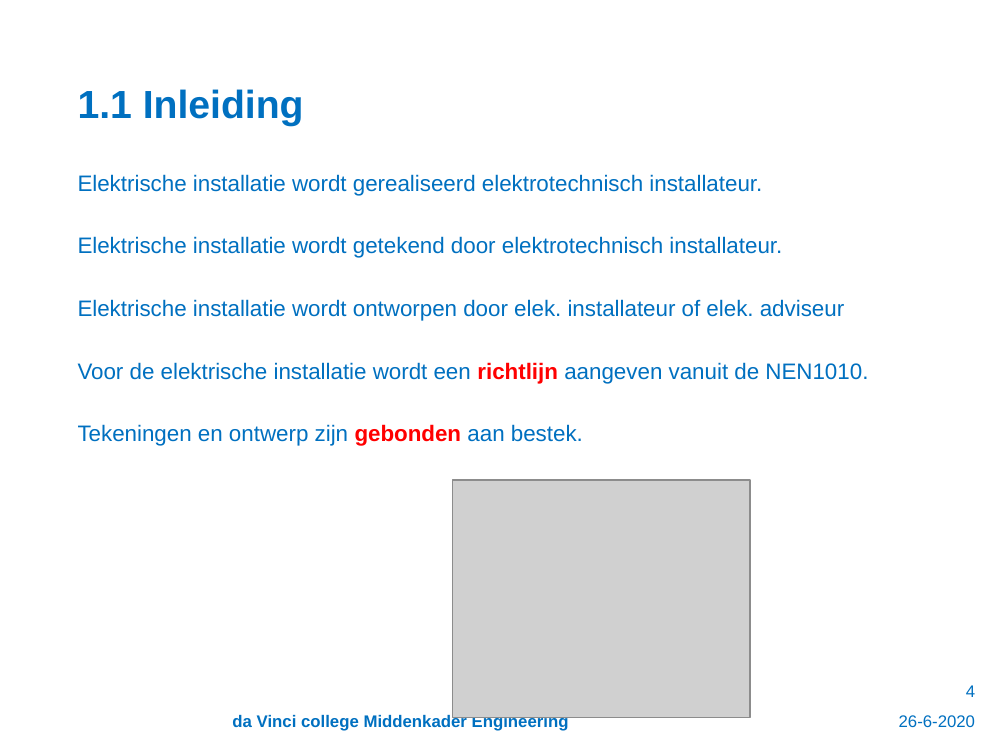
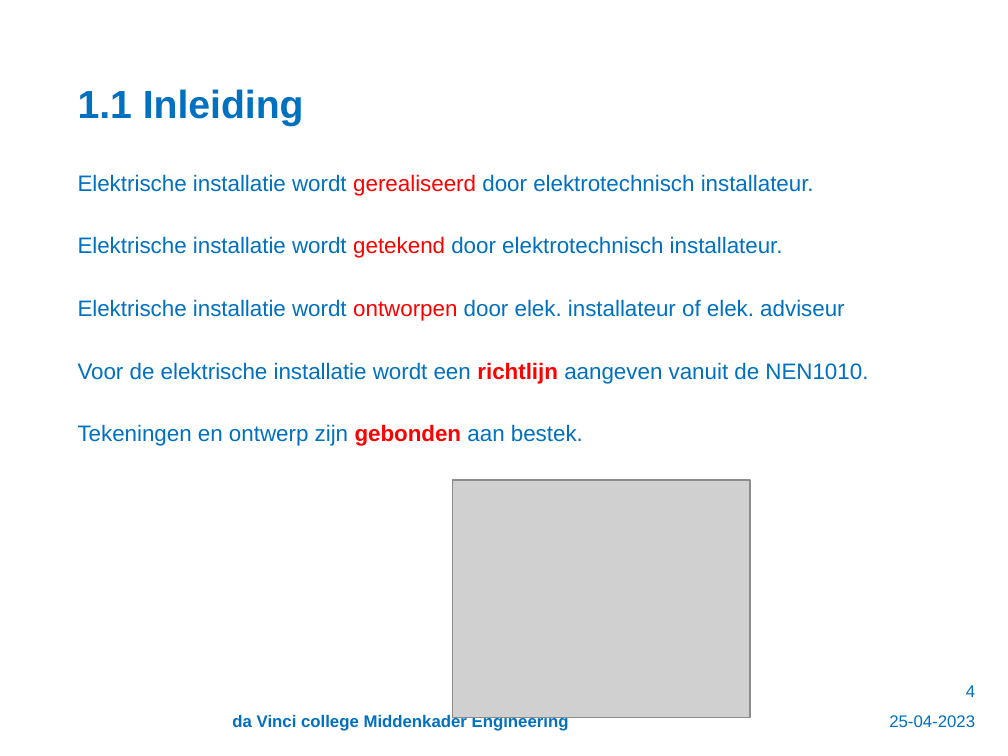
Before and after one commit to ArjanKam/Onderwijs, a slide deck: slide 4 of L02P04 - Ontwerpen SE - Huisinstallatie/Lesmateriaal/H1.1-1.2 Bestek en indeling meterkast.pptx. Drawn at 1008x756 pixels with LibreOffice and Linux fonts; fonts in the diff are those of the drawing; grey boxes stand for pictures; background and template pictures are left out. Boxes give left, top, right and bottom in pixels: in the first picture for what was removed or moved away, otherwise in the second. Text is boxed around its words. In the diff, an @@ line names an element or a change of style, - is before the commit and + after.

```diff
--- a/L02P04 - Ontwerpen SE - Huisinstallatie/Lesmateriaal/H1.1-1.2 Bestek en indeling meterkast.pptx
+++ b/L02P04 - Ontwerpen SE - Huisinstallatie/Lesmateriaal/H1.1-1.2 Bestek en indeling meterkast.pptx
@@ text at <box>78,174,814,196</box>: text changed @@
-  Elektrische installatie wordt gerealiseerd elektrotechnisch installateur.
+  Elektrische installatie wordt gerealiseerd door elektrotechnisch installateur.
@@ text at <box>78,236,844,321</box>: text colour #0070C0 to #FF0000 in "getekend", "ontworpen" @@
@@ text at <box>889,715,975,727</box>: text changed @@
-26-6-2020
+25-04-2023
```
Also in this commit, not shown: 14 other slides changed, 2 other files.
